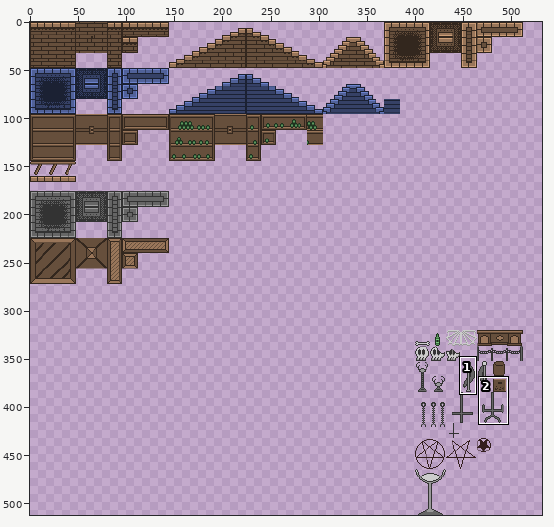
Pixel-art file: Scenes/Levels/World 1/tileset.aseprite. Above: a wide view before the commit, with the close-up outlined.
Close-up. Before the commit:
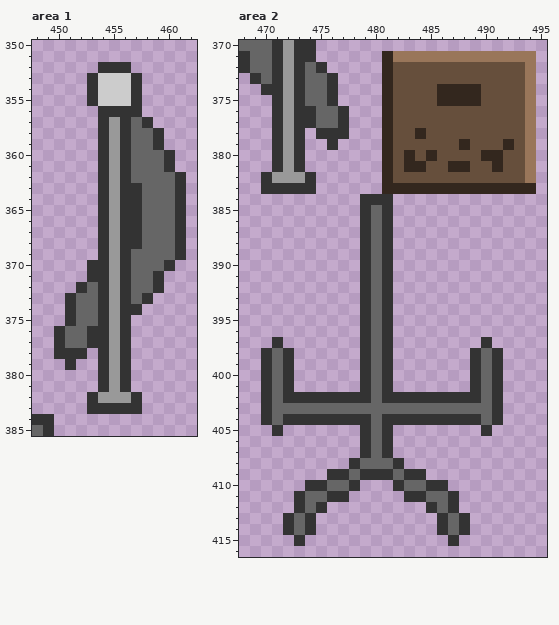
1000x512 pixels, 1 frame. Shown: area 1: x 448..462, y 350..385; area 2: x 468..495, y 370..416. The wide view leaves out empty margins. The commit also changed other parts of the picture, which this record leaves out.
After the commit:
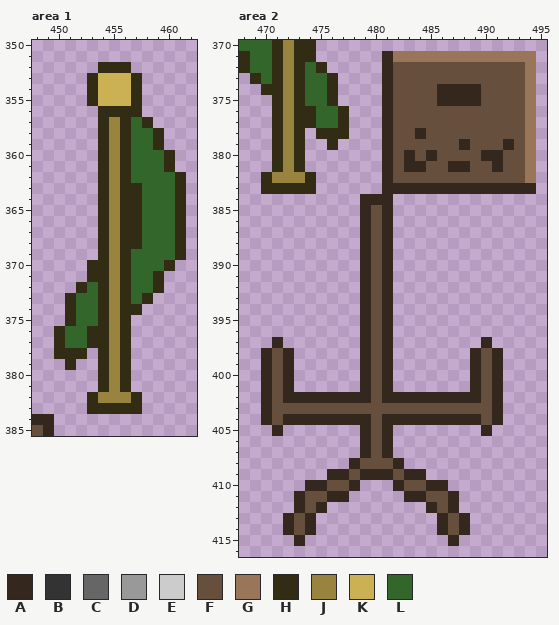
Palette (. is transparent): A #33271e  B #333333  C #666666  D #999999  E #cccccc  F #664f3c  G #99765a  H #332c15  J #99843f  K #ccb054  L #33662a
Difference:
Changed rows in their new state; - is an unchanged pixel.
Area 1, layer "Tiles":
first column x 448:
352 ------HHH-----
353 -----HKKKH----
354 -----HKKKH----
355 -----HKKKH----
356 ------HHHH----
357 ------HJHLH---
358 ------HJHLLH--
359 ------HJHLLH--
360 ------HJHLLLH-
361 ------HJHLLLH-
362 ------HJHLLLLH
363 ------HJHHLLLH
364 ------HJHHLLLH
365 ------HJHHLLLH
366 ------HJHHLLLH
367 ------HJHHLLLH
368 ------HJHHLLLH
369 ------HJHLLLLH
370 -----HHJHLLLH-
371 -----HHJHLLH--
372 ----HLHJHLLH--
373 ---HLLHJHLH---
374 ---HLLHJHH----
375 ---HLLHJH-----
376 --HLLHHJH-----
377 --HLLHHJH-----
378 --HHH-HJH-----
379 ---H--HJH-----
380 ------HJH-----
381 ------HJH-----
382 -----HJJJH----
383 -----HHHHH----
384 AA------------
385 FA------------
Area 2, layer "Tiles":
first column x 468:
370 LLLHJHH-----------------
371 HLLHJHH-----------------
372 HLLHJHLH----------------
373 -HLHJHLLH---------------
374 --HHJHLLH---------------
375 ---HJHLLH---------------
376 ---HJHHLLH--------------
377 ---HJHHLLH--------------
378 ---HJH-HHH--------------
379 ---HJH--H---------------
380 ---HJH------------------
381 ---HJH------------------
382 --HJJJH-----------------
383 --HHHHH-----------------
384 -----------AAA----------
385 -----------AFA----------
386 -----------AFA----------
387 -----------AFA----------
388 -----------AFA----------
389 -----------AFA----------
390 -----------AFA----------
391 -----------AFA----------
392 -----------AFA----------
393 -----------AFA----------
394 -----------AFA----------
395 -----------AFA----------
396 -----------AFA----------
397 ---A-------AFA--------A-
398 --AFA------AFA-------AFA
399 --AFA------AFA-------AFA
400 --AFA------AFA-------AFA
401 --AFA------AFA-------AFA
402 --AFAAAAAAAAFAAAAAAAAAFA
403 --AFFFFFFFFFFFFFFFFFFFFA
404 --AFAAAAAAAAFAAAAAAAAAFA
405 ---A-------AFA--------A-
406 -----------AFA----------
407 -----------AFA----------
408 ----------AFFFA---------
409 --------AAFAAAFAA-------
410 ------AAFFA---AFFAA-----
411 -----AFFAA-----AAFFA----
412 -----AFA---------AFA----
413 ----AFA-----------AFA---
414 ----AFA-----------AFA---
415 -----A-------------A----
